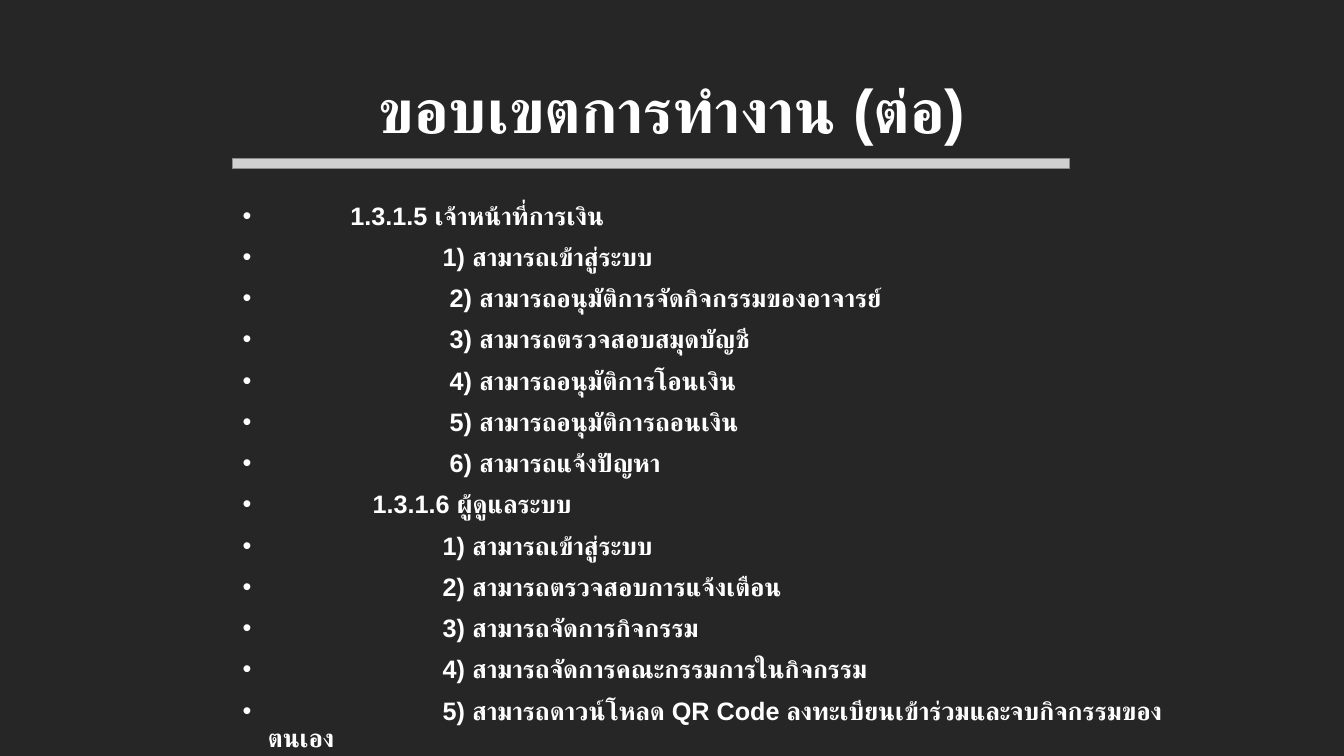
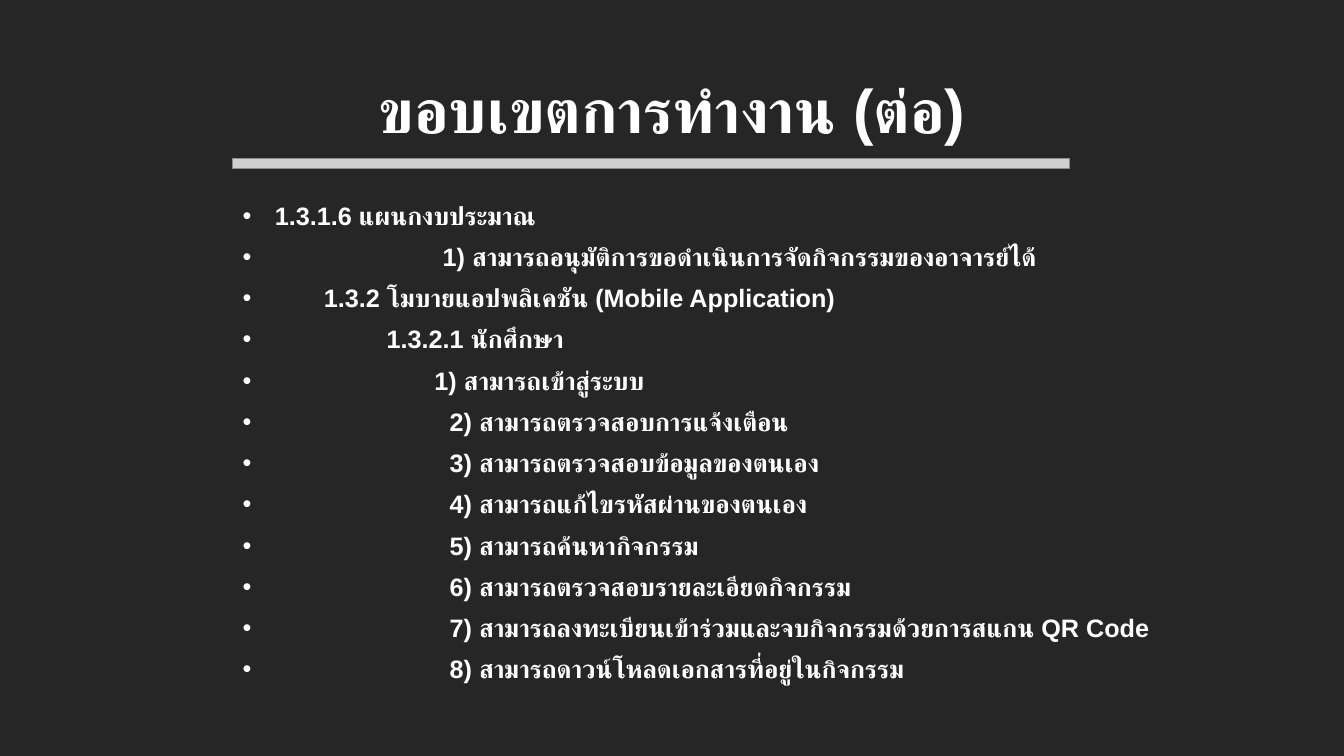
Before and after one commit to mickysara/MyBagProject, a slide deck: slide 10 of uploads/นำเสนอหัวข้อโปรเจค.pptx (slide 12 before the commit). Drawn at 1344x756 pixels with LibreOffice and Linux fonts; fonts in the diff are those of the drawing; grey boxes stand for pictures. Boxes give left, top, right and bottom in pixels: in the first picture for what was removed or moved away, otherwise in the second. Text is boxed around its words. In the diff, an @@ line names an element or a change of style, - is before the commit and + after.

```diff
--- a/uploads/นำเสนอหัวข้อโปรเจค.pptx
+++ b/uploads/นำเสนอหัวข้อโปรเจค.pptx
@@ text at [275, 206, 1035, 349]: text changed @@
-• 1.3.1.5 เจ้าหน้าที่การเงิน
-• 1) สามารถเข้าสู่ระบบ
-• 2) สามารถอนุมัติการจัดกิจกรรมของอาจารย์
-• 3) สามารถตรวจสอบสมุดบัญชี
-• 4) สามารถอนุมัติการโอนเงิน
-• 5) สามารถอนุมัติการถอนเงิน
-• 6) สามารถแจ้งปัญหา
-• 1.3.1.6 ผู้ดูแลระบบ
+• 1.3.1.6 แผนกงบประมาณ
+• 1) สามารถอนุมัติการขอดำเนินการจัดกิจกรรมของอาจารย์ได้
+• 1.3.2 โมบายแอปพลิเคชัน (Mobile Application)
+• 1.3.2.1 นักศึกษา
@@ text at [450, 453, 1149, 643]: text changed @@
-• 3) สามารถจัดการกิจกรรม
-• 4) สามารถจัดการคณะกรรมการในกิจกรรม
-• 5) สามารถดาวน์โหลด QR Code ลงทะเบียนเข้าร่วมและจบกิจกรรมของตนเอง
+• 3) สามารถตรวจสอบข้อมูลของตนเอง
+• 4) สามารถแก้ไขรหัสผ่านของตนเอง
+• 5) สามารถค้นหากิจกรรม
+• 6) สามารถตรวจสอบรายละเอียดกิจกรรม
+• 7) สามารถลงทะเบียนเข้าร่วมและจบกิจกรรมด้วยการสแกน QR Code
+• 8) สามารถดาวน์โหลดเอกสารที่อยู่ในกิจกรรม
```
Also in this commit, not shown: 6 other slides changed, 2 slides added, 1 slide removed, 10 other files.
